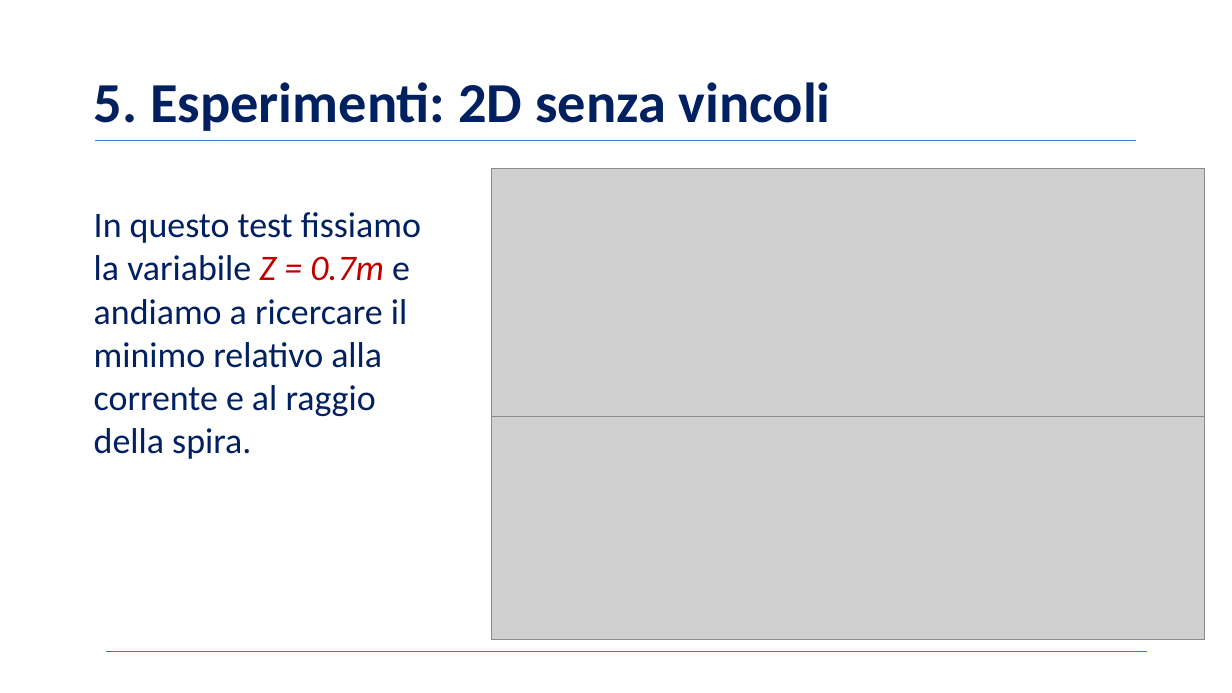
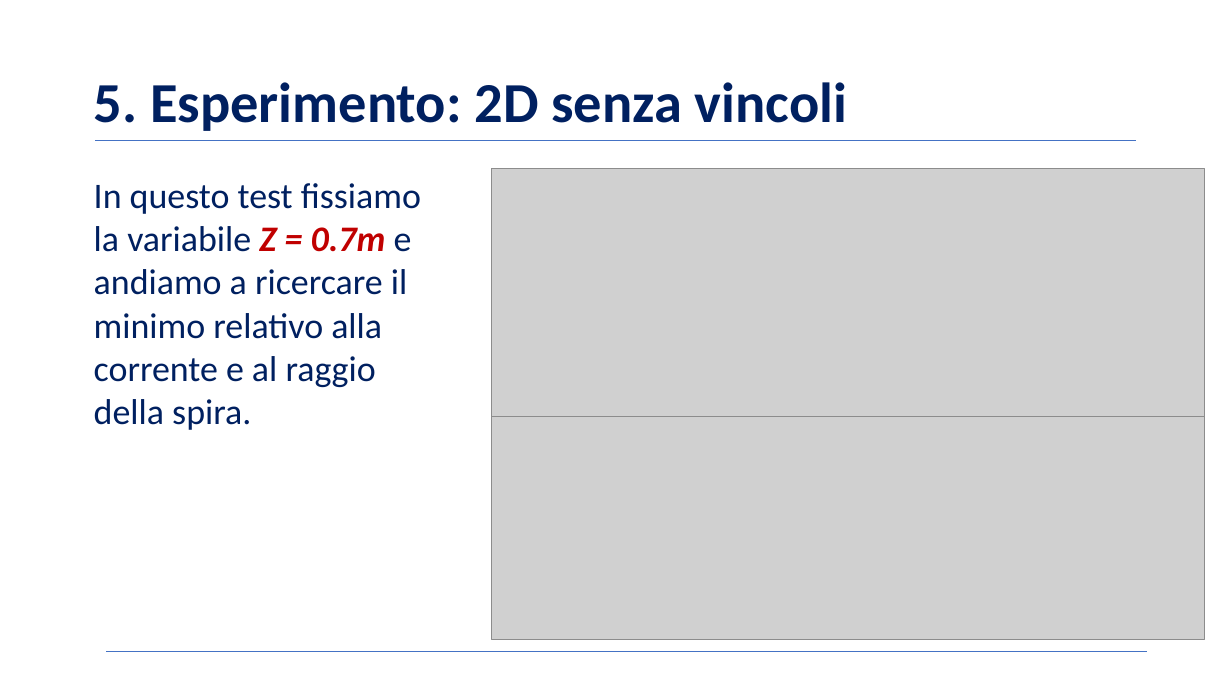
Before and after one commit to BernardoGiordano/NelderMeadMethod, a slide deck: slide 9 of writeup/Slides.pptx. Drawn at 1232x693 pixels with LibreOffice and Linux fonts; fonts in the diff are those of the drawing; grey boxes stand for pictures; background and template pictures are left out. Boxes give left, top, right and bottom in pixels: in the first picture for what was removed or moved away, otherwise in the second. Text is boxed around its words. In the diff, an @@ line names an element or a change of style, - is before the commit and + after.

```diff
--- a/writeup/Slides.pptx
+++ b/writeup/Slides.pptx
@@ title at (94, 82, 847, 131): text changed @@
-5. Esperimenti: 2D senza vincoli
+5. Esperimento: 2D senza vincoli
@@ text "In questo test fissiamo la ...": place and size @@
-text "In questo test fissiamo la ..." at (94, 212, 421, 459)
+text "In questo test fissiamo la ..." at (94, 183, 421, 430)
@@ text "In questo test fissiamo la ..." at (94, 183, 421, 430): bold on in "Z = 0.7m" @@
```
Also in this commit, not shown: 3 other slides changed.
